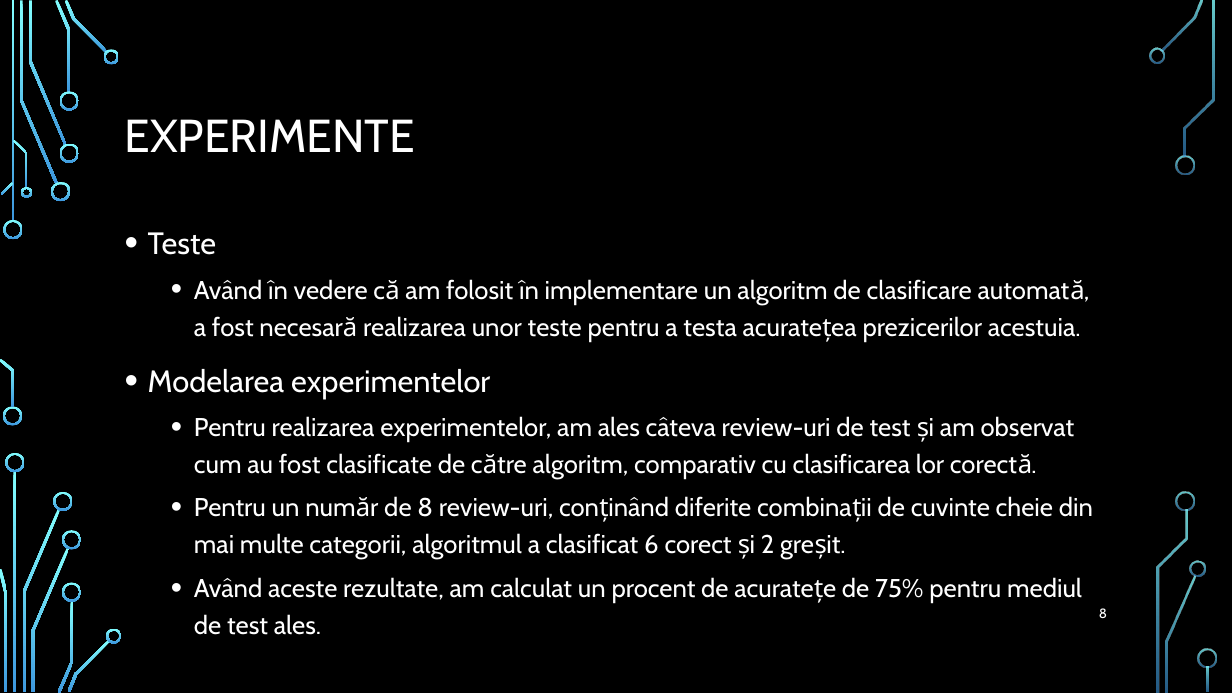
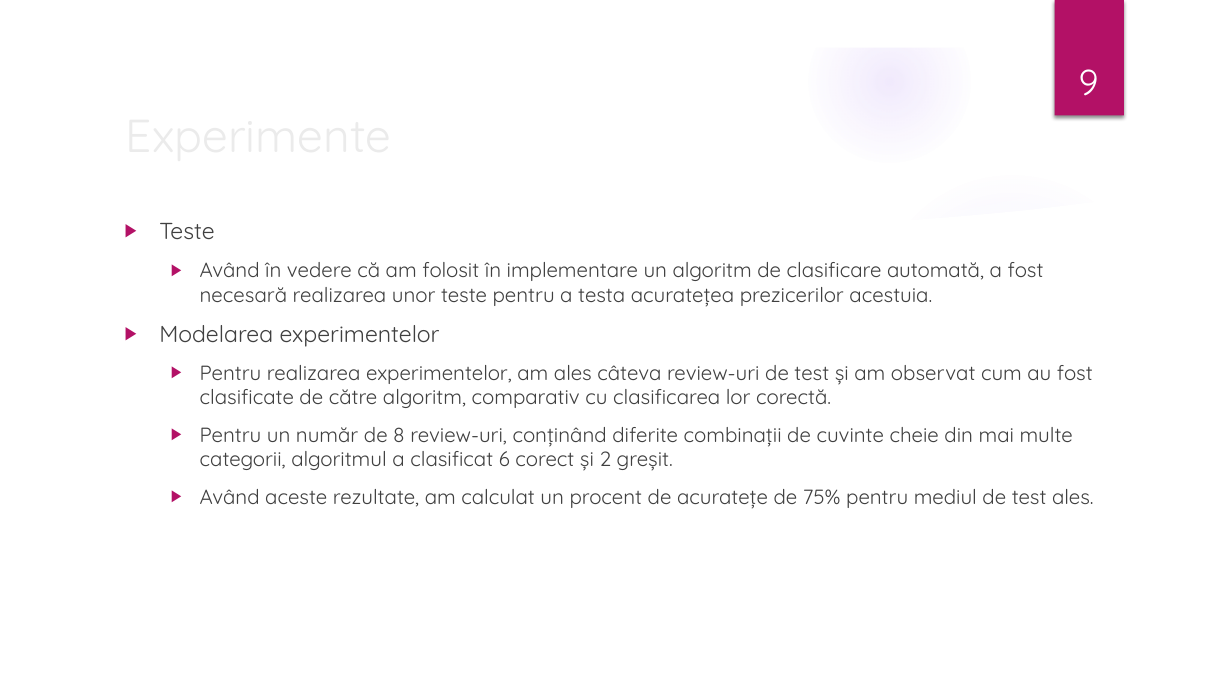
Before and after one commit to ddorian12/Licenta2018BazganDorian, a slide deck: slide 9 of ReviewFactsBest.pptx (slide 8 before the commit). Drawn at 1232x693 pixels with LibreOffice and Linux fonts; fonts in the diff are those of the drawing; background and template pictures are left out. Boxes give left, top, right and bottom in pixels: in the first picture for what was removed or moved away, otherwise in the second. Text is boxed around its words. In the diff, an @@ line names an element or a change of style, - is before the commit and + after.

```diff
--- a/ReviewFactsBest.pptx
+++ b/ReviewFactsBest.pptx
@@ group added at [0, 0, 1232, 693]: 5 ellipses, 3 freeform shapes @@
@@ rectangle added at [1055, 0, 1124, 116], fill #B31166 @@
@@ page number added at [1079, 69, 1099, 96], 28 pt, text #FFFFFF @@
+9
@@ title at [125, 119, 415, 152]: text changed; font Cabin to Quicksand; text colour #FFFFFF to #EBEBEB @@
-EXPERIMENTE
+Experimente
@@ text "Teste" at [159, 223, 1094, 509]: size 24 to 18 pt in "Teste", "Modelarea experimentelor"; font Cabin to Quicksand, text colour #FFFFFF to #404040, size 20 to 16 pt; bullet • to ▶; line spacing 1.2 to 1; more space between paragraphs @@
@@ page number removed at [1099, 608, 1107, 618] @@
-8
@@ group removed at [0, 0, 1217, 693]: 33 freeform shapes, 3 rectangles @@
```
Also in this commit, not shown: 11 other slides changed, 2 slides added, 1 slide removed.
